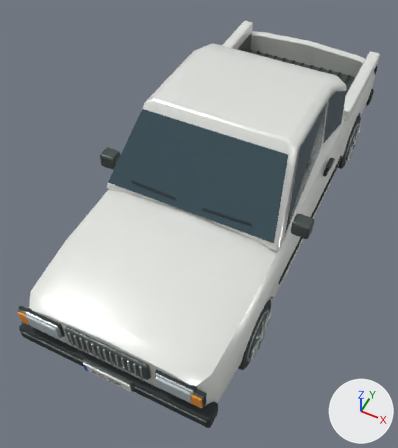
An edit to the Blender file source_blender/A-traktor.blend, drawn before and after from the same camera.
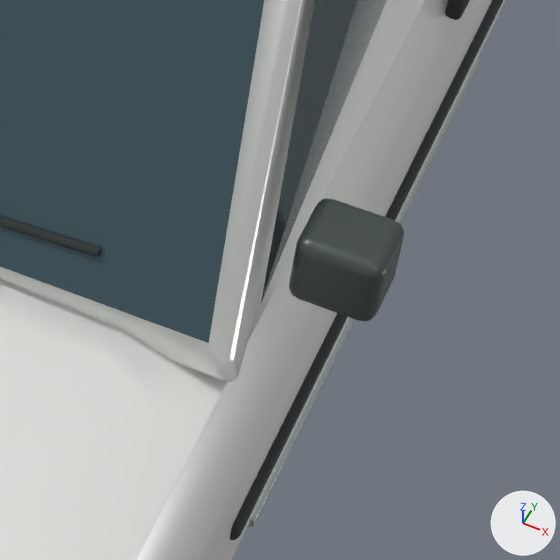
The first picture shows the older version from a 50 mm camera at (1.53, -3.86, 4.48) aimed at (-0.09, -0.61, 0.41). The close-ups show the older and then the newer version on the part from 58% to 87% of the width and 38% to 64% of the height of that picture. Only the edits that show in the close-ups are written down. The axes (+X, +Y, +Z) are drawn at lower right. The lights are the same throughout.

The first close-up shows 'Bodyside moulding.001', 'Door sill brightwork.001', 'Driver side glass.001', 'Mirror.001', 'Painted cab', 'Pressed steel body', 'Raked wraparound windscreen', 'Wiper blade.001' and 1 more.
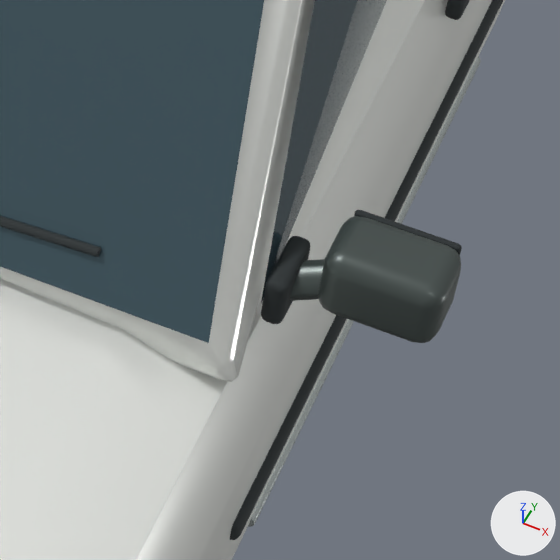
Patch to the scene script:
```diff
--- a/source_blender/A-traktor.blend.py
+++ b/source_blender/A-traktor.blend.py
@@ me_cube_073_1 @@
+me_cube_073_1.from_pydata(...)  # 96 vertices, 98 faces; spans x -0.095..0.095, y -0.008..0.008, z -0.059..0.059
+me_cube_073_1.materials.append(mat_tire_rubber)  # dark grey #2c3234
@@ me_cube_072_1 @@
+me_cube_072_1.from_pydata(...)  # 96 vertices, 98 faces; spans x -0.108..0.108, y -0.072..0.072, z -0.072..0.072
+me_cube_072_1.materials.append(mat_graphite_trim)  # dark grey #4d5755
@@ me_cylinder_023_1 @@
+me_cylinder_023_1.from_pydata(...)  # 104 vertices, 94 faces; spans x -0.0346..0.0346, y -0.0346..0.0346, z -0.0626..0.0626
+me_cylinder_023_1.materials.append(mat_graphite_trim)  # dark grey #4d5755
@@ me_cube_071_1 @@
+me_cube_071_1.from_pydata(...)  # 96 vertices, 98 faces; spans x -0.0205..0.0205, y -0.067..0.067, z -0.053..0.053
+me_cube_071_1.materials.append(mat_tire_rubber)  # dark grey #2c3234
@@ ob_mirror_001 @@
-ob_mirror_001 = bpy.data.objects.new('Mirror.001', me_cube_068)
-ob_mirror_001.parent = ob_white_a_traktor
-ob_mirror_001.location = (0.94, -0.75, 1.045)
@@ ob_mirror_glass_seal_001 @@
+ob_mirror_glass_seal_001 = bpy.data.objects.new('Mirror glass seal.001', me_cube_073_1)
+ob_mirror_glass_seal_001.parent = ob_white_a_traktor
+ob_mirror_glass_seal_001.location = (1.024, -0.704, 1.064)
@@ ob_mirror_housing_001 @@
+ob_mirror_housing_001 = bpy.data.objects.new('Mirror housing.001', me_cube_072_1)
+ob_mirror_housing_001.parent = ob_white_a_traktor
+ob_mirror_housing_001.location = (1.024, -0.777, 1.064)
@@ ob_mirror_support_arm_001 @@
+ob_mirror_support_arm_001 = bpy.data.objects.new('Mirror support arm.001', me_cylinder_023_1)
+ob_mirror_support_arm_001.parent = ob_white_a_traktor
+ob_mirror_support_arm_001.location = (0.921, -0.797, 1.034)
+ob_mirror_support_arm_001.rotation_euler = (1.246, 0.0, 1.818)  # degrees (71, 0, 104)
@@ ob_mirror_mounting_gasket_001 @@
+ob_mirror_mounting_gasket_001 = bpy.data.objects.new('Mirror mounting gasket.001', me_cube_071_1)
+ob_mirror_mounting_gasket_001.parent = ob_white_a_traktor
+ob_mirror_mounting_gasket_001.location = (0.857, -0.813, 1.014)
```

Location of each change, [x1, y1, x2, y2] in pixels of the close-ups (560 x 560 px):
'Mirror housing.001', added
    after: [318, 216, 461, 343]
'Mirror.001', deleted
    before: [289, 198, 404, 321]
'Mirror mounting gasket.001', added
    after: [261, 236, 310, 324]
'Mirror support arm.001', added
    after: [290, 259, 325, 301]
'Mirror glass seal.001', added
    after: [354, 210, 462, 256]
